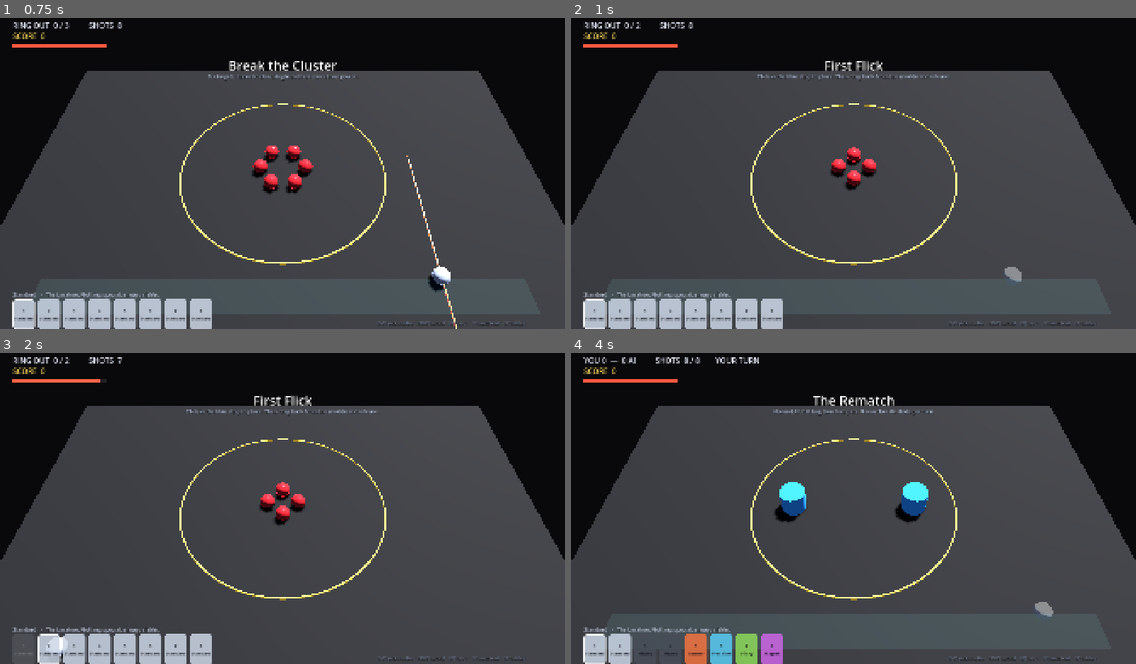
Above: before the commit, frames 1-4 (two rows, left to right).
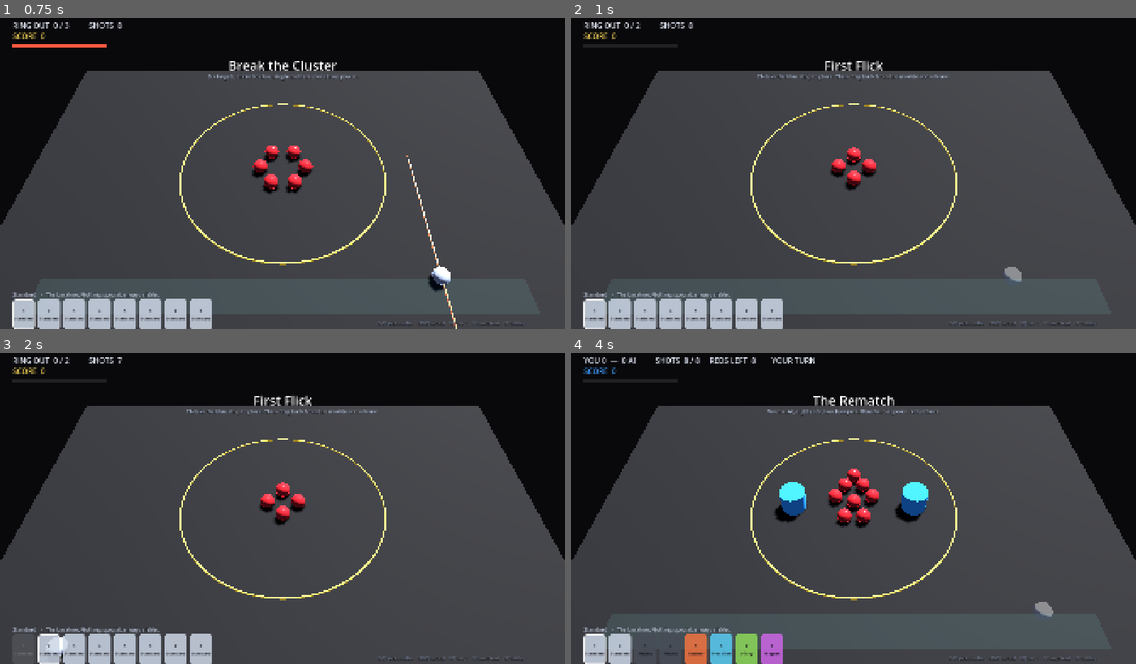
Above: after the commit, the same moments.

Repository: rookph-sys/Project_M
Game: Godot game, scene res://main.tscn
Same seed, same stepped clock (60 frames per second), same inputs: the game is played once before the commit and once after it.
Inputs (mouse positions are in pixels of both pictures, inside the frame that each line leads up to):
- Up to frame 1 (0.75 s): tap Enter at 0.5 s; move the mouse to (406, 154) at 0.52 s; hold N (next_level) from 0.53 s (still down); click (406, 154) at 0.67 s
- Up to frame 2 (1 s): keep holding N (next_level); tap P (prev_level) at 0.8 s
- Up to frame 3 (2 s): release N (next_level) at 1.25 s; tap R (restart) at 1.25 s; drag from (169, 520) to (254, 567) at 1.27 s
- Up to frame 4 (4 s): move the mouse to (910, 436) at 2.02 s; hold N (next_level) 2.03-2.75 s; click (910, 436) at 2.17 s; tap P (prev_level) at 2.3, 3.8 s; tap R (restart) at 2.75 s; drag from (825, 567) to (684, 458) at 2.77 s; move the mouse to (1023, 552) at 3.52 s; press the mouse at (1023, 552) at 3.53 s

Frame 1 is identical in both runs. In frame 2, 0.2% of the frame differs, in the area x 2-19%, y 8-10%; in frame 3, 0.2%; in frame 4, 1.6%, in the area x 2-65%, y 1-57%.

Commit message:
feat: duel mode - contested ringer with ownership halos
The versus levels were pure knockout; they are now a race for the
shared red targets, with knocking an opponent marble off the table
also worth a point. Ends when both bags empty or the last red is gone.

Ownership is shown as a coloured ring on the floor under each marble
(blue yours, red the AI) rather than tinting the marble, because the
marble is rolling and a mark on it would tumble. Neutral targets carry
no ring, so a red ring under a grey marble never reads as a target.

Also: --level=N to open a level directly, and the power bar no longer
stays full after a shot.

Co-Authored-By: Claude Opus 5 <noreply@anthropic.com>

Diff:
--- a/scripts/game.gd
+++ b/scripts/game.gd
@@ -35,6 +35,9 @@
 const ACTOR_PLAYER := 0
 const ACTOR_AI := 1
 
+const HALO_PLAYER := Color(0.25, 0.62, 1.00)
+const HALO_AI := Color(1.00, 0.28, 0.26)
+
 var state: St = St.PLACE
 var level_idx := 0
 var level: Dictionary
@@ -49,7 +52,8 @@
 var ai_selected := 0
 var turn_actor := ACTOR_PLAYER
 var match_points := [0, 0]
-var is_knockout := false
+var is_versus := false        # player vs AI, alternating turns
+var has_ring := false         # red targets scored by ring-out
 var _ai: MarbleAI = null
 
 var shots_left := 0
@@ -91,7 +95,20 @@
 	add_child(_audio)
 	_hud = preload("res://scripts/hud.gd").new()
 	add_child(_hud)
-	load_level(0)
+	load_level(_start_level())
+
+
+## `--level N` jumps straight into a level, so a duel can be opened without
+## pressing N five times. Also handy for testing a single stage.
+func _start_level() -> int:
+	var args := OS.get_cmdline_user_args() + OS.get_cmdline_args()
+	for i in args.size():
+		var a: String = args[i]
+		if a.begins_with("--level="):
+			return int(a.substr(8)) - 1
+		if a == "--level" and i + 1 < args.size():
+			return int(args[i + 1]) - 1
+	return 0
 
 
 # §71 — gameplay never queries raw keys; everything goes through actions.
@@ -283,13 +300,14 @@
 		bag_used.append(false)
 	selected = 0
 
-	is_knockout = level["mode"] == "knockout"
+	is_versus = level["mode"] == "duel"
+	has_ring = level["mode"] == "ringer" or level["mode"] == "duel"
 	match_points = [0, 0]
 	turn_actor = ACTOR_PLAYER
 	ai_bag.clear()
 	ai_bag_used.clear()
 	ai_selected = 0
-	if is_knockout:
+	if is_versus:
 		ai_bag.assign(level["ai_bag"])
 		for i in ai_bag.size():
 			ai_bag_used.append(false)
@@ -320,6 +338,8 @@
 	_dynamic.add_child(m)
 	m.setup(id, as_target)
 	m.owner_id = owner
+	if owner >= 0 and is_versus:
+		m.set_owner_halo(HALO_PLAYER if owner == ACTOR_PLAYER else HALO_AI)
 	m.position = pos
 	m.settled.connect(_on_marble_settled)
 	m.hit_marble.connect(_on_hit_marble.bind(m))
@@ -526,6 +546,7 @@
 		shots_left -= 1
 		_advance_selection()
 	_audio.impact(1.2 + _aim_power * 2.5)
+	_aim_power = 0.0      # otherwise the power bar stays full after the shot
 	state = St.RESOLVE
 	_resolve_time = 0.0
 	_stable_time = 0.0
@@ -657,7 +678,7 @@
 			m.mark_captured("lost")
 			# §45 — in Knockout the point goes to the other side regardless of
 			# who knocked it off, including knocking out your own marble.
-			if is_knockout and m.owner_id >= 0:
+			if is_versus and m.owner_id >= 0:
 				match_points[1 - m.owner_id] += 1
 				if m.owner_id == ACTOR_AI:
 					score += 1000
@@ -688,11 +709,17 @@
 
 		# Ring out (§36) — targets only; the player's own marbles are free to
 		# leave the ring (§37).
-		if level["mode"] == "ringer" and m.is_target:
+		if has_ring and m.is_target:
 			if Vector2(p.x, p.z).length() >= RING_OUT_DIST:
 				m.mark_captured("ring_out")
-				progress += 1
-				score += 1000
+				if is_versus:
+					# Only one shot resolves at a time, so whoever is on turn
+					# is the one who caused this.
+					match_points[turn_actor] += 1
+					score += 1000 if turn_actor == ACTOR_PLAYER else 0
+				else:
+					progress += 1
+					score += 1000
 				_shot_ctx["ring_outs"] = _shot_ctx.get("ring_outs", 0) + 1
 				_pop()
 
@@ -716,7 +743,7 @@
 		else:
 			m.shot_this_turn = false
 
-	if is_knockout:
+	if is_versus:
 		_end_knockout_turn()
 		return
 
@@ -737,6 +764,12 @@
 
 # §43-47 — alternate turns until both bags are empty, then compare points.
 func _end_knockout_turn() -> void:
+	# A duel can also finish early: once the last red target is gone there is
+	# nothing left to contest.
+	if has_ring and _live_targets() == 0:
+		_resolve_knockout()
+		return
+
 	var player_done: bool = shots_left <= 0
 	var ai_done := true
 	for u in ai_bag_used:
@@ -759,6 +792,15 @@
 		_begin_ai_turn()
 	else:
 		state = St.PLACE
+
+
+func _live_targets() -> int:
+	var n := 0
+	for t in targets:
+		if is_instance_valid(t) and t.state != Marble.State.CAPTURED \
+				and t.state != Marble.State.SUNK and t.state != Marble.State.LOST:
+			n += 1
+	return n
 
 
 func _resolve_knockout() -> void:
@@ -900,7 +942,7 @@
 		"launch_zone": zone_for(ACTOR_AI),
 		"half_w": ARENA_W * 0.5,
 		"half_d": ARENA_D * 0.5,
-		"ring_out_dist": RING_OUT_DIST if level["mode"] == "ringer" else 0.0,
+		"ring_out_dist": RING_OUT_DIST if has_ring else 0.0,
 		"holes": PackedVector2Array(holes),
 		"bumpers": bump,
 	}
--- a/scripts/hud.gd
+++ b/scripts/hud.gd
@@ -120,7 +120,7 @@
 
 
 func refresh(g) -> void:
-	if g.is_knockout:
+	if g.is_versus:
 		var ai_left := 0
 		for u in g.ai_bag_used:
 			if not u:
@@ -128,8 +128,13 @@
 		var turn: String = "YOUR TURN" if g.turn_actor == g.ACTOR_PLAYER else "OPPONENT"
 		if g.state == g.St.RESOLVE:
 			turn = ""
-		_top.text = "YOU %d  —  %d AI          SHOTS  %d / %d        %s" % [
-			g.match_points[0], g.match_points[1], g.shots_left, ai_left, turn]
+		elif g.state == g.St.AI_TURN:
+			turn = "OPPONENT THINKING"
+		var reds: String = ("     REDS LEFT  %d" % g._live_targets()) if g.has_ring else ""
+		_top.text = "YOU %d  —  %d AI          SHOTS  %d / %d%s        %s" % [
+			g.match_points[0], g.match_points[1], g.shots_left, ai_left, reds, turn]
+		_score.add_theme_color_override("font_color",
+			g.HALO_PLAYER if g.turn_actor == g.ACTOR_PLAYER else g.HALO_AI)
 	else:
 		var mode: String = "RING OUT" if g.level["mode"] == "ringer" else "SINK"
 		_top.text = "%s  %d / %d          SHOTS  %d" % [mode, g.progress, g.goal, g.shots_left]
--- a/scripts/levels.gd
+++ b/scripts/levels.gd
@@ -65,32 +65,39 @@
 	},
 	{
 		"name": "First Duel",
-		"mode": "knockout",
+		"mode": "duel",
 		"bag": ["standard", "standard", "standard", "heavy",
 				"rubber", "precision", "sticky", "magnet"],
 		"ai_bag": ["standard", "standard", "standard", "standard",
 				   "standard", "standard", "standard", "standard"],
 		"ai_level": MarbleAI.Level.EASY,
-		"targets": [],
+		"targets": [Vector2(0.00, 0.00),
+					Vector2(0.24, 0.00), Vector2(-0.24, 0.00),
+					Vector2(0.12, 0.22), Vector2(-0.12, 0.22),
+					Vector2(0.12, -0.22), Vector2(-0.12, -0.22)],
 		"holes": [],
 		"bumpers": [],
 		"goal": 0,
 		"shots": 8,
-		"hint": "You vs the AI. Knock their marbles off the table. Yours falling off scores for them.",
+		"hint": "Race the AI for the red marbles. Knocking its marble off the table also scores.",
 	},
 	{
 		"name": "The Rematch",
-		"mode": "knockout",
+		"mode": "duel",
 		"bag": ["standard", "standard", "heavy", "heavy",
 				"rubber", "precision", "sticky", "magnet"],
 		"ai_bag": ["standard", "standard", "standard", "heavy",
 				   "rubber", "precision", "sticky", "magnet"],
 		"ai_level": MarbleAI.Level.NORMAL,
-		"targets": [],
+		"targets": [Vector2(0.00, 0.00),
+					Vector2(0.26, 0.10), Vector2(-0.26, 0.10),
+					Vector2(0.13, 0.32), Vector2(-0.13, 0.32),
+					Vector2(0.13, -0.26), Vector2(-0.13, -0.26),
+					Vector2(0.00, 0.52)],
 		"holes": [],
 		"bumpers": [Vector2(-0.85, 0.00), Vector2(0.85, 0.00)],
 		"goal": 0,
 		"shots": 8,
-		"hint": "Normal AI, full bag, two bumpers. It searches 64 shots per turn.",
+		"hint": "Normal AI, eight reds, two bumpers. Blue halo is yours, red is theirs.",
 	},
 ]
--- a/scripts/marble.gd
+++ b/scripts/marble.gd
@@ -35,6 +35,7 @@
 var _force_settle := false
 var _force_ramp := 0.0
 var _mesh: MeshInstance3D
+var _halo: MeshInstance3D = null
 var _contact_cooldown := 0.0
 var _pending_linear := Vector3.ZERO
 var _pending_angular := Vector3.ZERO
@@ -221,6 +222,38 @@
 	t.tween_callback(queue_free)
 
 
+## Ground ring marking whose marble this is. Drawn on the floor rather than on
+## the sphere, because the sphere is rolling — a mark on the marble itself
+## would tumble and the colour would read as part of the marble.
+func set_owner_halo(color: Color) -> void:
+	_halo = MeshInstance3D.new()
+	var t := TorusMesh.new()
+	t.inner_radius = 0.120
+	t.outer_radius = 0.155
+	t.rings = 24
+	_halo.mesh = t
+	var mat := StandardMaterial3D.new()
+	mat.albedo_color = color
+	mat.emission_enabled = true
+	mat.emission = color
+	mat.emission_energy_multiplier = 2.0
+	mat.shading_mode = BaseMaterial3D.SHADING_MODE_UNSHADED
+	mat.transparency = BaseMaterial3D.TRANSPARENCY_ALPHA
+	_halo.material_override = mat
+	# top_level so the halo does not tumble with the marble it follows.
+	_halo.top_level = true
+	add_child(_halo)
+
+
+func _process(_delta: float) -> void:
+	if _halo == null:
+		return
+	if state == State.CAPTURED or state == State.SUNK or state == State.LOST:
+		_halo.visible = false
+		return
+	_halo.global_position = global_position - Vector3(0, MarbleData.RADIUS - 0.006, 0)
+
+
 func _on_body_entered(body: Node) -> void:
 	if _contact_cooldown > 0.0:
 		return
Binary file added: docs/preview-duel.png
Not shown, added: docs/preview-duel.png.import
